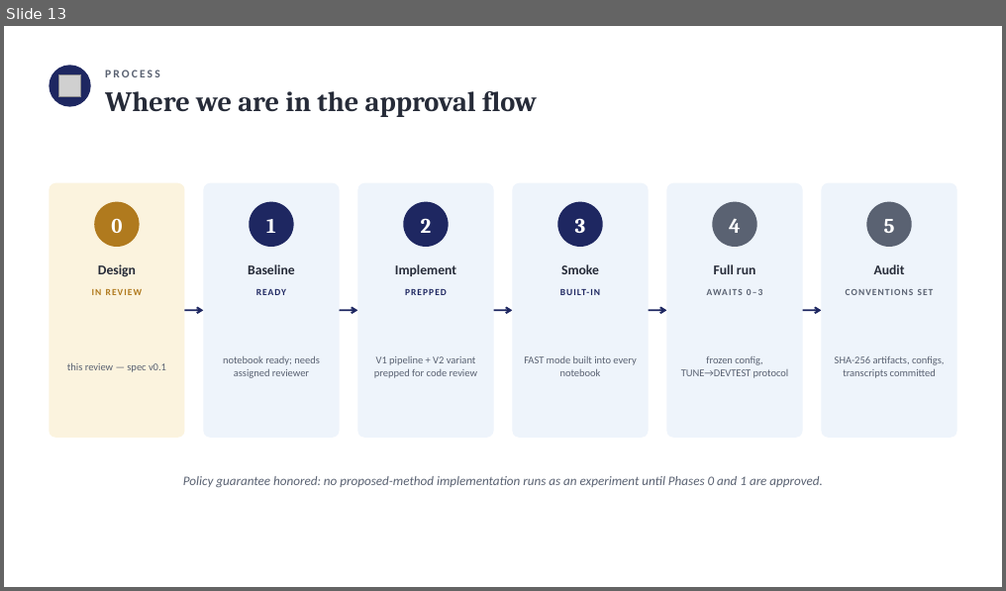
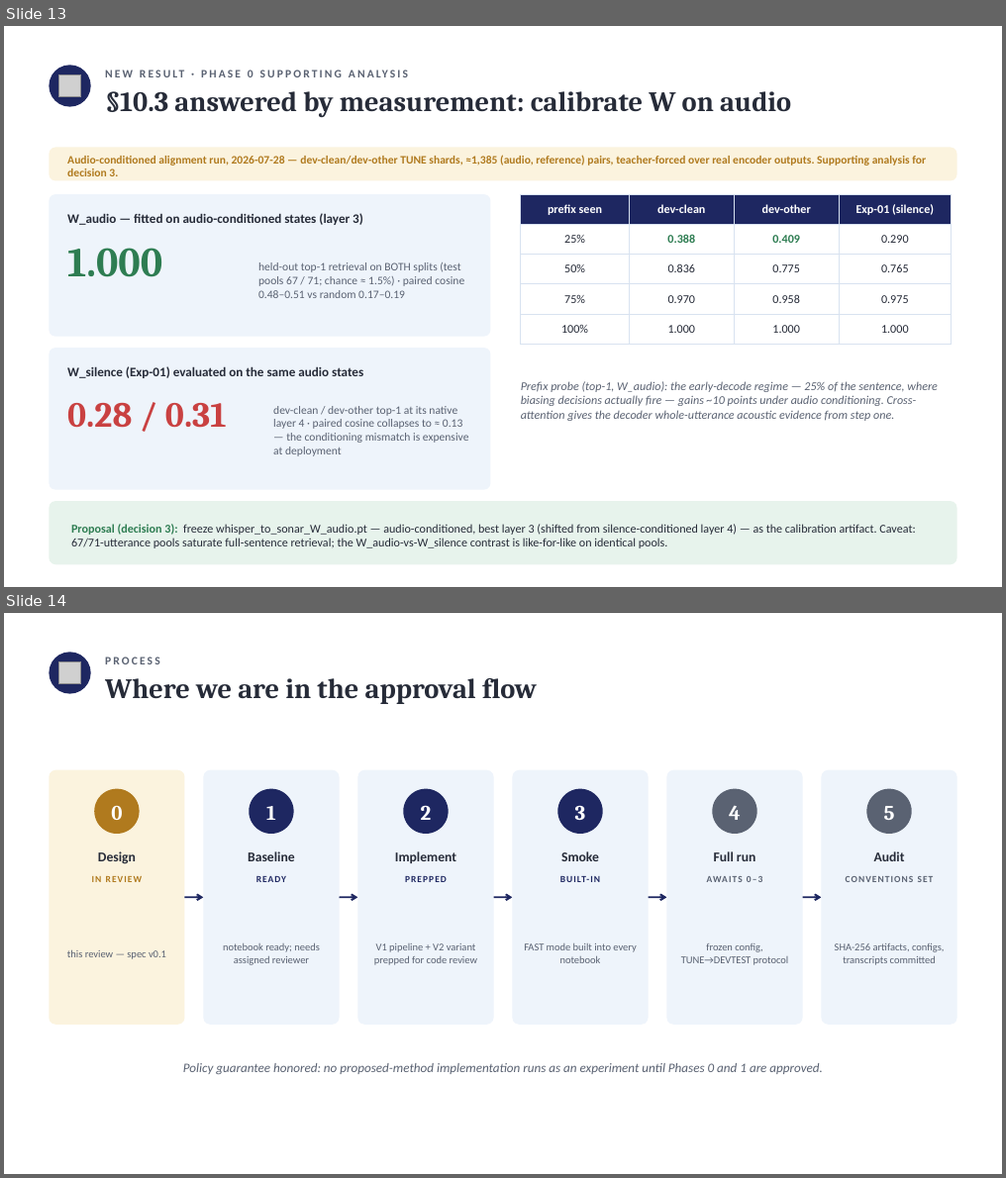
Before and after one commit to MuruganR96/Semantic_Whisper_CB, a slide deck: phase0_spec_review.pptx. Shown one above the other, each under a label of ours: slide 13 before the commit, slides 13 and 14 after it. The pictures are 1006x591 and 1006x1178 pixels, drawn with LibreOffice and Linux fonts; fonts in the diff are those of the drawing; grey boxes stand for pictures. Boxes give left, top, right and bottom in pixels: in the first picture for what was removed or moved away, otherwise in the second. Text is boxed around its words. In the diff, an @@ line names an element or a change of style, - is before the commit and + after.

```diff
--- a/phase0_spec_review.pptx
+++ b/phase0_spec_review.pptx
@@ slide 13 added at [4,26,1002,587], background #FFFFFF @@
@@ ellipse added at [49,65,91,107], fill #1E2761 @@
@@ picture added at [58,75,81,97] @@
@@ text added at [248,70,253,77], 11 pt, text #5A6272, bold @@
+NEW RESULT · PHASE 0 SUPPORTING ANALYSIS
@@ text added at [105,91,791,117], 27 pt, text #262B38, bold @@
+§10.3 answered by measurement: calibrate W on audio
@@ rounded rectangle added at [49,148,957,181], fill #FBF3DE @@
@@ text added at [67,155,926,176], 11 pt, text #B07A1E, bold @@
+Audio-conditioned alignment run, 2026-07-28 — dev-clean/dev-other TUNE shards, ≈1,385 (audio, reference) pairs, teacher-forced over real encoder outputs. Supporting analysis for decision 3.
@@ rounded rectangle added at [49,194,491,337], fill #EEF4FB @@
@@ table added at [521,194,951,337], 5 rows, 4 columns @@
+prefix seen | dev-clean | dev-other | Exp-01 (silence)
+25% | 0.388 | 0.409 | 0.290
+50% | 0.836 | 0.775 | 0.765
+75% | 0.970 | 0.958 | 0.975
+100% | 1.000 | 1.000 | 1.000
@@ text added at [67,213,363,225], 12.5 pt, text #262B38, bold @@
+W_audio — fitted on audio-conditioned states (layer 3)
@@ text added at [67,248,162,277], 40 pt, text #2E7D52, bold @@
+1.000
@@ text added at [258,263,464,298], 11 pt, text #5A6272 @@
+held-out top-1 retrieval on BOTH splits (test pools 67 / 71; chance ≈ 1.5%) · paired cosine 0.48–0.51 vs random 0.17–0.19
@@ rounded rectangle added at [49,348,491,490], fill #EEF4FB @@
@@ text added at [67,367,363,378], 12.5 pt, text #262B38, bold @@
+W_silence (Exp-01) evaluated on the same audio states
@@ text added at [521,381,938,421], 11.5 pt, text #5A6272, italic @@
+Prefix probe (top-1, W_audio): the early-decode regime — 25% of the sentence, where biasing decisions actually fire — gains ~10 points under audio conditioning. Cross-attention gives the decoder whole-utterance acoustic evidence from step one.
@@ text added at [67,403,227,428], 34 pt, text #C94141, bold @@
+0.28 / 0.31
@@ text added at [273,406,469,457], 11 pt, text #5A6272 @@
+dev-clean / dev-other top-1 at its native layer 4 · paired cosine collapses to ≈ 0.13 — the conditioning mismatch is expensive at deployment
@@ rounded rectangle added at [49,501,957,565], fill #E7F3EC @@
@@ text added at [71,524,915,549], 11.5 pt, text #262B38 @@
+Proposal (decision 3): freeze whisper_to_sonar_W_audio.pt — audio-conditioned, best layer 3 (shifted from silence-conditioned layer 4) — as the calibration artifact. Caveat: 67/71-utterance pools saturate full-sentence retrieval; the W_audio-vs-W_silence contrast is like-for-like on identical pools.
@@ what was slide 13 is now slide 14 @@
```
Also in this commit, not shown: 2 slides changed, 6 other files.
